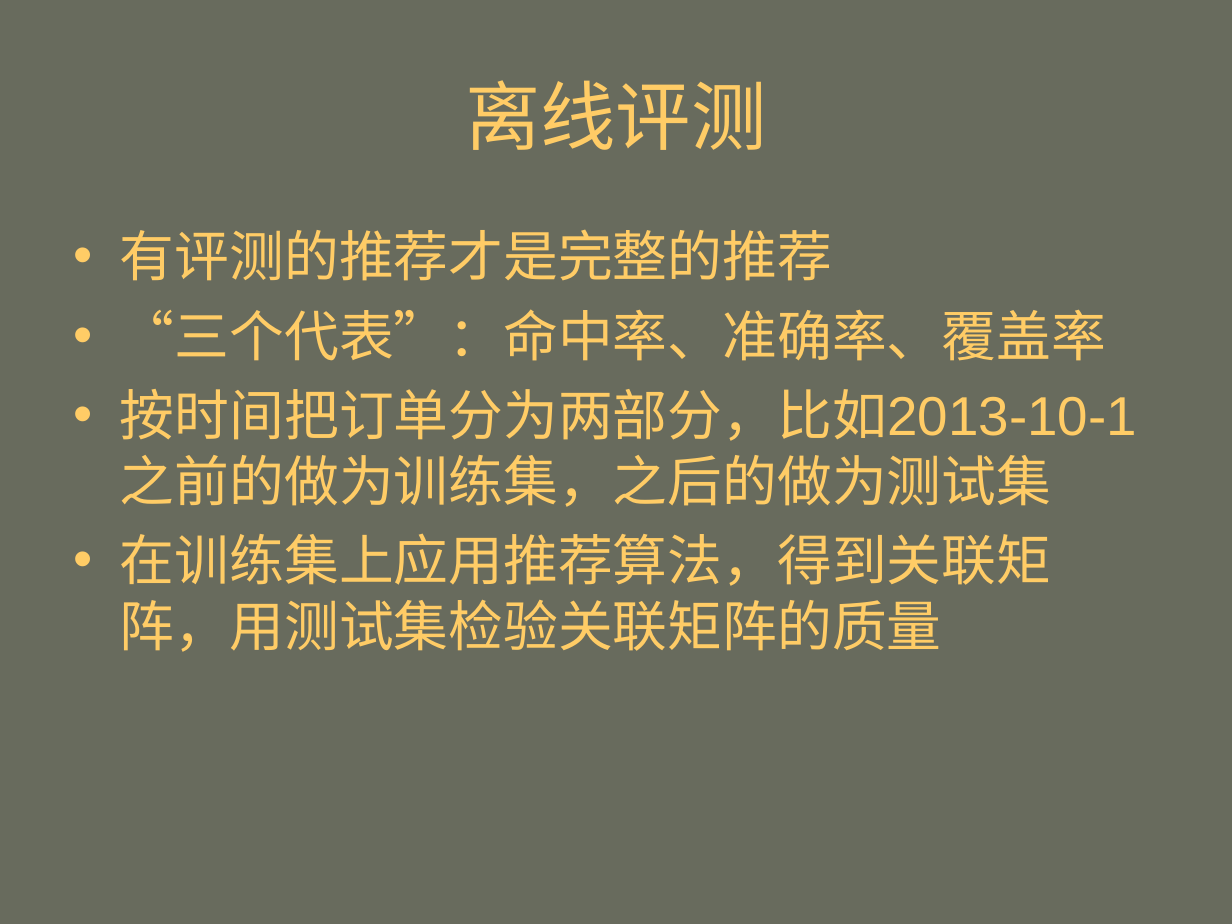
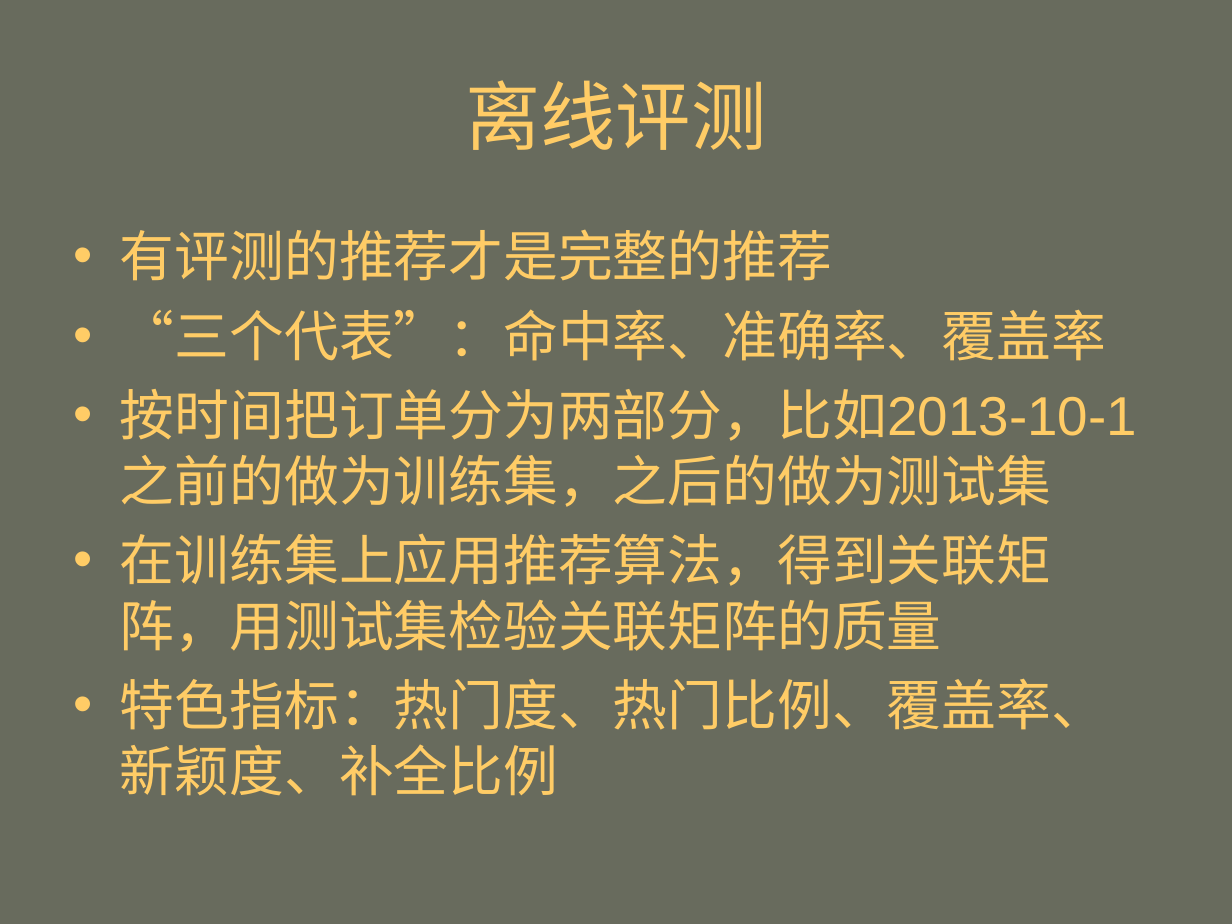
Before and after one commit to mahengyang/code, a slide deck: slide 23 of puffin/个性化推荐.ppt. Drawn at 1232x924 pixels with LibreOffice and Linux fonts; fonts in the diff are those of the drawing. Boxes give left, top, right and bottom in pixels: in the first picture for what was removed or moved away, otherwise in the second. Text is boxed around its words. In the diff, an @@ line names an element or a change of style, - is before the commit and + after.

```diff
--- a/puffin/个性化推荐.ppt
+++ b/puffin/个性化推荐.ppt
@@ text at box(120, 679, 1106, 796): paragraph added @@
+• 特色指标：热门度、热门比例、覆盖率、新颖度、补全比例
```
Also in this commit, not shown: 9 other slides changed, 1 slide added, 6 other files.
